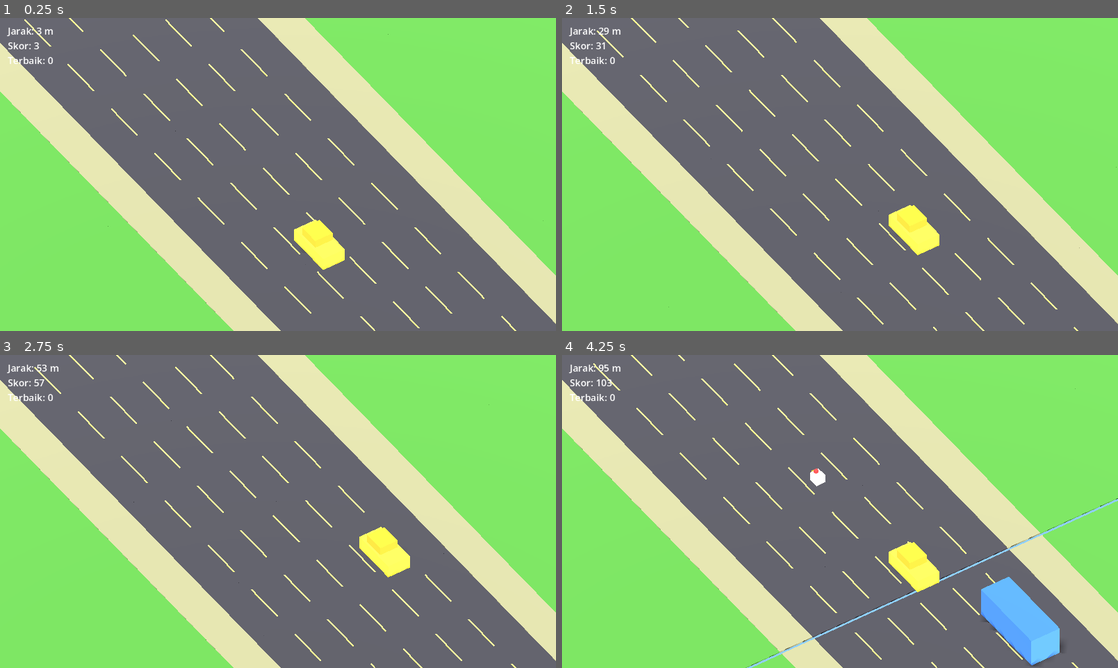
Above: before the commit, frames 1-4 (two rows, left to right).
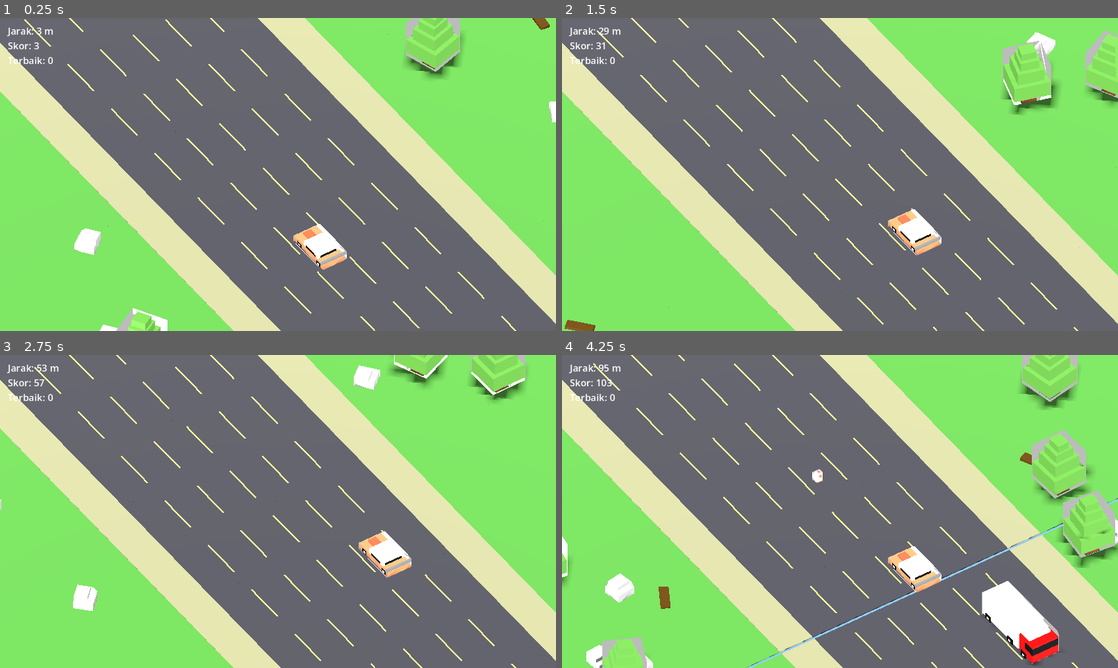
Above: after the commit, the same moments.

Repository: gmiiii/GAME-JAMM-TPLM
Game: Godot game, scene res://scenes/main.tscn
Two runs of this game, one before a commit and one after it. Both use one fixed random seed, a clock stepped at 60 frames per second and the inputs below.
Inputs:
- Up to frame 1 (0.25 s): no input
- Up to frame 2 (1.5 s): tap Enter at 0.5, 1.35 s; hold D (lane_right) 0.53-1.28 s; hold W (gas) 0.53-1.28 s; tap Space at 0.77 s; hold S (brake) from 1.28 s (still down)
- Up to frame 3 (2.75 s): tap Space at 1.52 s; release S (brake) at 2.03 s; hold D (lane_right) from 2.03 s (still down); hold W (gas) from 2.03 s (still down)
- Up to frame 4 (4.25 s): release D (lane_right) at 2.78 s; release W (gas) at 2.78 s; hold Up 2.78-3.53 s; tap Enter at 2.85 s; tap Space at 3.02, 3.77 s; hold A (lane_left) from 3.53 s (still down); hold W (gas) from 3.53 s (still down)

The runs differ from the first frame. In frame 1, 2.3% of the frame differs, in the area x 13-100%, y 0-100%; in frame 2, 2.5%; in frame 3, 2.3%; in frame 4, 6.6%, in the area x 0-100%, y 0-100%.

Commit message:
Use FBX models with auto-scale helper; ground entities and scatter roadside props

Diff:
--- a/autoload/game_config.gd
+++ b/autoload/game_config.gd
@@ -85,6 +85,10 @@
 const COL_BEAK := Color("e8a020")
 const COL_SKY := Color("8fd0ff")
 
+# --- Koreksi arah hadap model FBX (derajat, sesuaikan bila model menghadap salah) ---
+const MODEL_YAW_CAR: float = 180.0
+const MODEL_YAW_CHICKEN: float = 180.0
+
 # --- Kamera (gaya Crossy Road: ortografik, sudut tinggi & statis) ---
 const CAM_ORTHOGRAPHIC: bool = true
 const CAM_POSITION := Vector3(-16, 28, 16)   # belakang-kiri-atas
--- a/scripts/build3d.gd
+++ b/scripts/build3d.gd
@@ -13,3 +13,45 @@
 	mat.albedo_color = color
 	mi.material_override = mat
 	return mi
+
+
+# Instansiasi model impor, auto-skala agar footprint (maks X/Z) = target_footprint,
+# alas di y=0 & terpusat pada x/z. yaw_deg memutar model (untuk koreksi arah hadap).
+static func model(scene: PackedScene, target_footprint: float, yaw_deg: float = 0.0) -> Node3D:
+	var inst: Node3D = scene.instantiate()
+	var aabb := _local_aabb(inst)
+	var fp: float = maxf(aabb.size.x, aabb.size.z)
+	var s: float = target_footprint / fp if fp > 0.0001 else 1.0
+	inst.scale = Vector3(s, s, s)
+	var center := aabb.position + aabb.size * 0.5
+	inst.position = Vector3(-center.x * s, -aabb.position.y * s, -center.z * s)
+	var holder := Node3D.new()         # holder memutar (yaw) di sekitar titik pusat
+	holder.add_child(inst)
+	holder.rotation.y = deg_to_rad(yaw_deg)
+	return holder
+
+
+static func _local_aabb(root: Node3D) -> AABB:
+	var result := AABB()
+	var first := true
+	for vi in root.find_children("*", "VisualInstance3D", true, false):
+		var a: AABB = vi.get_aabb()
+		var rel := _rel_xform(root, vi)
+		for i in range(8):
+			var p: Vector3 = rel * a.get_endpoint(i)
+			if first:
+				result = AABB(p, Vector3.ZERO)
+				first = false
+			else:
+				result = result.expand(p)
+	return result
+
+
+static func _rel_xform(root: Node3D, node: Node3D) -> Transform3D:
+	var t := Transform3D.IDENTITY
+	var n: Node = node
+	while n != null and n != root:
+		if n is Node3D:
+			t = (n as Node3D).transform * t
+		n = n.get_parent()
+	return t
--- a/scripts/chicken.gd
+++ b/scripts/chicken.gd
@@ -6,6 +6,7 @@
 
 const BODY := Vector3(0.8, 0.8, 0.9)
 const DIRS := [Vector2i(1, 0), Vector2i(-1, 0), Vector2i(0, 1), Vector2i(0, -1)]
+const ChickenModel := preload("res://assets/models/chicken/chicken.FBX")
 
 var _player: Node3D
 var speed: float = 11.0
@@ -24,17 +25,12 @@
 
 
 func _build() -> void:
-	add_child(Build3D.box(BODY, GameConfig.COL_CHICKEN))
-	var comb := Build3D.box(Vector3(0.25, 0.3, 0.25), GameConfig.COL_COMB)
-	comb.position = Vector3(0, 0.5, 0.2)
-	add_child(comb)
-	var beak := Build3D.box(Vector3(0.2, 0.2, 0.3), GameConfig.COL_BEAK)
-	beak.position = Vector3(0, 0.1, 0.55)
-	add_child(beak)
+	add_child(Build3D.model(ChickenModel, BODY.z, GameConfig.MODEL_YAW_CHICKEN))
 	var cs := CollisionShape3D.new()
 	var shape := BoxShape3D.new()
 	shape.size = BODY
 	cs.shape = shape
+	cs.position.y = BODY.y * 0.5
 	add_child(cs)
 
 
--- a/scripts/chicken_spawner.gd
+++ b/scripts/chicken_spawner.gd
@@ -62,7 +62,7 @@
 			_:  # belakang pemain
 				x = GridUtils.col_x(randi_range(GameConfig.LEFT_SHOULDER, GameConfig.RIGHT_SHOULDER))
 				z = randf_range(GameConfig.CHICKEN_BEHIND_Z_MIN, GameConfig.CHICKEN_BEHIND_Z_MAX)
-		var p := Vector3(x, 0.4, z)
+		var p := Vector3(x, 0.0, z)
 		if _is_clear(p):
 			return p
 	return Vector3.INF
--- a/scripts/player.gd
+++ b/scripts/player.gd
@@ -4,6 +4,7 @@
 # kecepatan scroll, geser kiri-kanan = hop antar-lane diskrit (visual halus).
 
 const BODY := Vector3(2.0, 1.2, 4.0)
+const CarModel := preload("res://assets/models/vehicles/Car.FBX")
 
 var current_col: int = GameConfig.PLAYER_START_COL
 var speed: float = 0.0
@@ -15,19 +16,17 @@
 	collision_mask = 2 | 4          # deteksi traffic (2) & ayam (4)
 	_build()
 	speed = GameConfig.CRUISE_SPEED
-	position = Vector3(GridUtils.col_x(current_col), BODY.y * 0.5, GameConfig.PLAYER_Z)
+	position = Vector3(GridUtils.col_x(current_col), 0.0, GameConfig.PLAYER_Z)
 	area_entered.connect(_on_area_entered)
 
 
 func _build() -> void:
-	add_child(Build3D.box(BODY, GameConfig.COL_PLAYER))
-	var cabin := Build3D.box(Vector3(1.6, 0.8, 1.8), GameConfig.COL_PLAYER.darkened(0.25))
-	cabin.position = Vector3(0, 0.9, -0.3)
-	add_child(cabin)
+	add_child(Build3D.model(CarModel, BODY.z, GameConfig.MODEL_YAW_CAR))
 	var cs := CollisionShape3D.new()
 	var shape := BoxShape3D.new()
 	shape.size = BODY
 	cs.shape = shape
+	cs.position.y = BODY.y * 0.5
 	add_child(cs)
 
 
--- a/scripts/road_chunk.gd
+++ b/scripts/road_chunk.gd
@@ -1,6 +1,11 @@
 extends Node3D
 
-# Satu potong jalan: aspal + bahu + rumput + marka lane. Visual saja.
+# Satu potong jalan: aspal + bahu + rumput + marka lane + dekorasi. Visual saja.
+
+const TreeModel := preload("res://assets/models/environment/props/bigtree.FBX")
+const RockModel := preload("res://assets/models/environment/props/rock.FBX")
+const LogModel := preload("res://assets/models/environment/props/log.FBX")
+
 
 func build() -> void:
 	var road_w := GameConfig.DRIVE_LANES * GameConfig.LANE_W
@@ -34,3 +39,20 @@
 		var line := Build3D.box(Vector3(0.12, 0.02, l * 0.6), GameConfig.COL_LINE)
 		line.position = Vector3(lx, 0.07, 0)
 		add_child(line)
+
+	_scatter_props(road_w, sh_w, grass_w, l)
+
+
+# Sebar dekorasi (pohon/batu/log) di rumput, di luar bahu jalan.
+func _scatter_props(road_w: float, sh_w: float, grass_w: float, l: float) -> void:
+	var inner := road_w * 0.5 + sh_w
+	var models := [TreeModel, RockModel, LogModel]
+	var footprints := [3.0, 1.6, 2.2]
+	for side in [-1.0, 1.0]:
+		var sign_x: float = side
+		for _i in range(randi_range(0, 2)):
+			var pick := randi() % models.size()
+			var prop := Build3D.model(models[pick], footprints[pick], randf() * 360.0)
+			var px: float = sign_x * randf_range(inner + 1.5, inner + grass_w - 3.0)
+			prop.position = Vector3(px, 0.0, randf_range(-l * 0.5, l * 0.5))
+			add_child(prop)
--- a/scripts/traffic_car.gd
+++ b/scripts/traffic_car.gd
@@ -3,6 +3,9 @@
 # Mobil lain di jalan. Bergerak +Z (ke arah kamera) di frame pemain.
 # Searah  -> net = scroll - own (pemain menyalip perlahan)
 # Lawan   -> net = scroll + own (mendekat cepat)
+
+const CarModel := preload("res://assets/models/vehicles/Car.FBX")
+const TruckModel := preload("res://assets/models/vehicles/Truck.FBX")
 
 var own_speed: float = 6.0
 var oncoming: bool = false
@@ -13,15 +16,17 @@
 	var data: Dictionary = GameConfig.CARS[type_key]
 	var size: Vector3 = data["size"]
 	length = size.z
-	add_child(Build3D.box(size, data["color"]))
+	var model_scene: PackedScene = TruckModel if type_key == "truck" else CarModel
+	add_child(Build3D.model(model_scene, size.z, GameConfig.MODEL_YAW_CAR))
 	var cs := CollisionShape3D.new()
 	var shape := BoxShape3D.new()
 	shape.size = size
 	cs.shape = shape
+	cs.position.y = size.y * 0.5
 	add_child(cs)
 	oncoming = GridUtils.is_oncoming(lane_col)
 	own_speed = randf_range(GameConfig.TRAFFIC_OWN_SPEED_MIN, GameConfig.TRAFFIC_OWN_SPEED_MAX)
-	position = Vector3(GridUtils.col_x(lane_col), size.y * 0.5, GameConfig.TRAFFIC_SPAWN_Z)
+	position = Vector3(GridUtils.col_x(lane_col), 0.0, GameConfig.TRAFFIC_SPAWN_Z)
 	if oncoming:
 		rotation.y = PI
 
